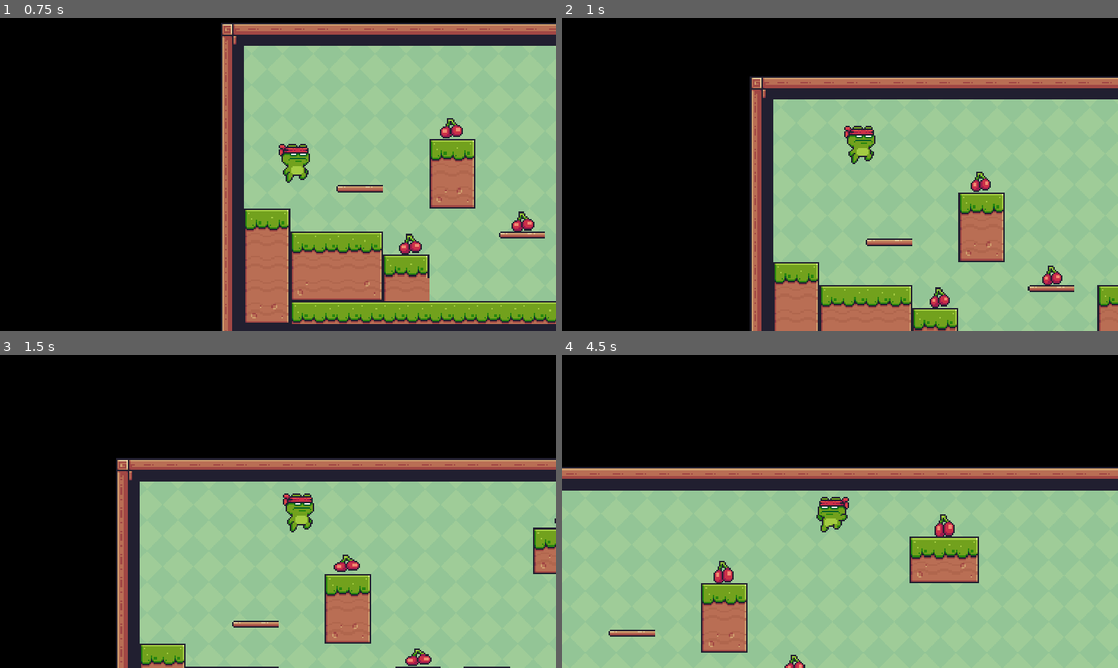
Above: before the commit, frames 1-4 (two rows, left to right).
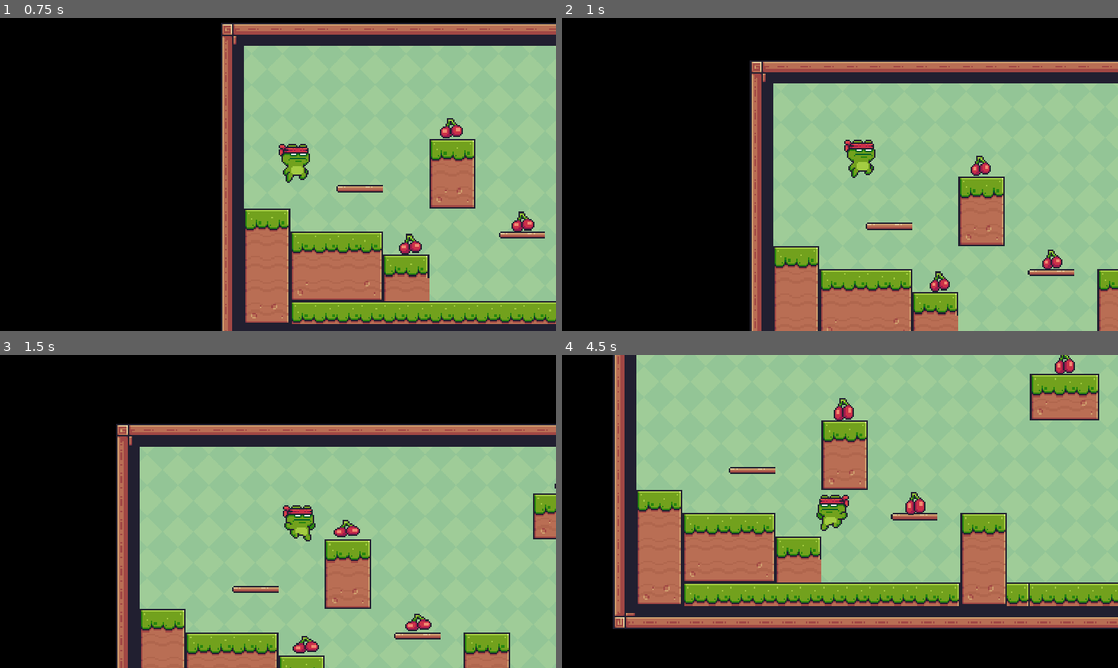
Above: after the commit, the same moments.

Repository: PieterWentzel/Ninja-Frog
Game: Godot game, scene res://main.tscn
Same seed, same stepped clock (60 frames per second), same inputs: the game is played once before the commit and once after it.
Inputs:
- Up to frame 1 (0.75 s): hold Right (right) from 0.53 s (still down); tap Space (jump) at 0.6 s
- Up to frame 2 (1 s): keep holding Right (right); tap Space (jump) at 0.77 s
- Up to frame 3 (1.5 s): keep holding Right (right); tap Space (jump) at 1.07, 1.35 s
- Up to frame 4 (4.5 s): tap Space (jump) at 1.52, 1.82, 2.1, 2.85, 3.02, 3.32, 3.6, 3.77, 4.07, 4.35 s; release Right (right) at 2.03 s; hold Left (left) 2.03-2.78 s; hold Right (right) 2.78-4.28 s; hold Left (left) from 4.28 s (still down)

Frame 1 is identical in both runs. In frame 2, 16% of the frame differs, in the area x 33-100%, y 13-100%; in frame 3, 25%; in frame 4, 82%, in the area x 0-100%, y 0-100%.

Commit message:
Fixed double jump + add some template background music

Diff:
--- a/Scripts/Main_Character.gd
+++ b/Scripts/Main_Character.gd
@@ -9,35 +9,36 @@
 
 # Get the gravity from the project settings to be synced with RigidBody nodes.
 var gravity = ProjectSettings.get_setting("physics/2d/default_gravity")
-
+var can_doubblejump = false
 
 func _physics_process(delta):
-	var can_doubblejump = false
+
 	if (velocity.x > 1 || velocity.x < -1):
 		animated_sprite_2d.animation = "running"
 	else:
 		animated_sprite_2d.animation = "default"
+
 	# Add the gravity.
 	if not is_on_floor():
 		velocity.y += gravity * delta
 		animated_sprite_2d.animation = "jump"
-		can_doubblejump = true
-
-
-	if can_doubblejump and Input.is_action_just_pressed("jump") and not is_on_floor():
-		velocity.y += JUMP_VELOCITY
-		can_doubblejump = false
-		#animated_sprite_2d.animation = "DoubbleJump"
-
-
+	# Set falling animation
 	if velocity.y >= 1:
 		animated_sprite_2d.animation = "falling"
+
+	if is_on_floor():
+		can_doubblejump = false
 
 	# Handle jump.
 	if Input.is_action_just_pressed("jump") and is_on_floor():
 
 		velocity.y = JUMP_VELOCITY
+		can_doubblejump = true
 
+	# Handle doubble jump
+	if can_doubblejump and Input.is_action_just_pressed("jump") and not is_on_floor():
+			velocity.y = JUMP_VELOCITY
+			can_doubblejump = false
 
 	# Get the input direction and handle the movement/deceleration.
 	# As good practice, you should replace UI actions with custom gameplay actions.
@@ -47,9 +48,6 @@
 	else:
 		velocity.x = move_toward(velocity.x, 0, 16)
 
-
-
-
 	move_and_slide()
 
 	var isLeft = velocity.x < 0
--- a/Scripts/collectable_cherry.gd
+++ b/Scripts/collectable_cherry.gd
@@ -1,5 +1,6 @@
 extends Area2D
 @onready var game_manager = %GameManager
+
 
 
 
--- a/main.tscn
+++ b/main.tscn
@@ -6,6 +6,7 @@
 [ext_resource type="PackedScene" uid="uid://qfc8bbkuhdf2" path="res://Scenes/collectable_cherry.tscn" id="4_o2lw3"]
 [ext_resource type="Script" path="res://Scripts/game_manager.gd" id="5_g1fbr"]
 [ext_resource type="PackedScene" uid="uid://c2t1n25fhfl3" path="res://Scenes/end_trophy.tscn" id="6_x63yt"]
+[ext_resource type="AudioStream" uid="uid://c6qufsy7p5tng" path="res://Sound/Music/Magical Forest.wav" id="7_3hog3"]
 
 [sub_resource type="TileSetAtlasSource" id="TileSetAtlasSource_lxwyc"]
 texture = ExtResource("2_1d4s8")
@@ -502,6 +503,12 @@
 position_smoothing_speed = 7.0
 rotation_smoothing_enabled = true
 
+[node name="Background Music" type="AudioStreamPlayer2D" parent="SceneObjects/CharacterBody2D"]
+position = Vector2(-2, -1)
+stream = ExtResource("7_3hog3")
+autoplay = true
+max_distance = 2009.0
+
 [node name="Collectables_Group" type="Node" parent="SceneObjects"]
 
 [node name="Collectable_Cherry" parent="SceneObjects/Collectables_Group" instance=ExtResource("4_o2lw3")]
Not shown, added: Sound/Music/Magical Forest.wav.import
Not shown: 1 places in main.tscn that only renumber resources
Not shown, added: Sound/Music/Magical Forest.wav
